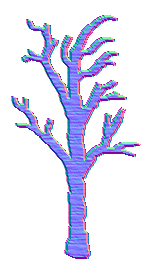
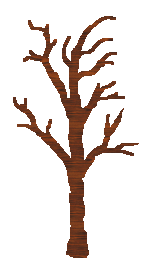
Layers edited between the first and the second w=160, h=259 image:
added layer "Visible #5" above "Visible #4" over [13, 16, 139, 258]
added layer "Visible #4" above "Layer copy" over [13, 16, 139, 258]
hid "Visible #3" over [11, 15, 141, 259]
